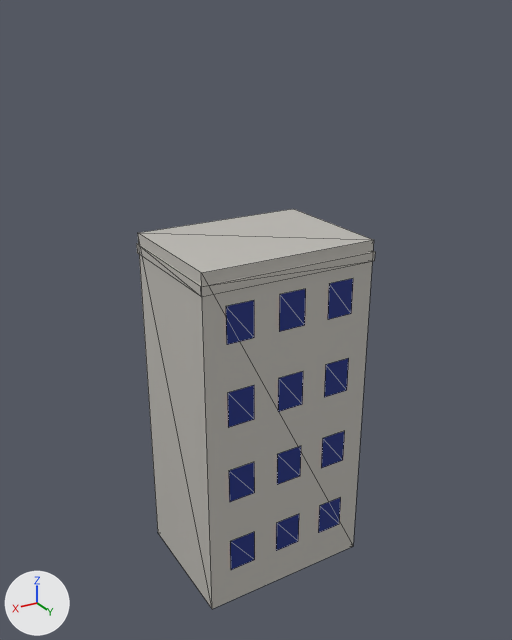
A saved change to the OBJ model assets/models/env_building_block_b.obj.
Both versions are drawn from a camera (50 mm lens) standing at (7.4, 12.42, 12.28) and looking at (-0.05, 0.0, 6.07). Arrows for +X, +Y and +Z are at lower left; the lights stay in place. The older version comes first. Mesh edges are drawn as thin lines. Where no turn or scale is listed for an object, it has been applied to the vertices.

In view in the first picture: 'BuildingBlock'.
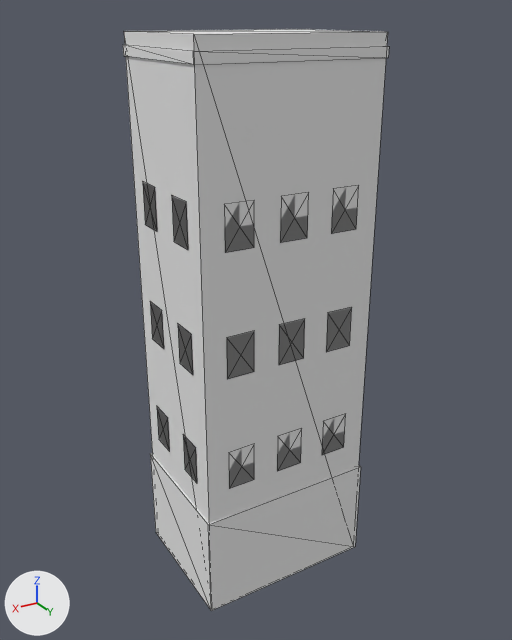
What changed in the scene script:
```text
Change mat_body:
    mat_body.base_color: (0.549, 0.529, 0.486) -> (0.8, 0.8, 0.8)  # light grey #c4c0b9 -> white #e7e7e7
Change mat_window:
    mat_window.base_color: (0.0157, 0.0314, 0.22) -> (0.8, 0.8, 0.8)  # blue #223281 -> white #e7e7e7
Add mat_plinth:
    mat_plinth = principled_material('plinth')
    mat_plinth.base_color = (0.8, 0.8, 0.8)  # white #e7e7e7
    mat_plinth.roughness = 1.0
Change me_buildingblock:
    used by ob_buildingblock; location = (0.0, 0.0, 0.0)
    remove me_buildingblock.from_pydata(...)  # 64 vertices, 48 faces; spans x -2.03..2.03, y -1.53..1.53, z 0.0..8.0
    add me_buildingblock.from_pydata(...)  # 144 vertices, 156 faces; spans x -2.04..2.04, y -1.54..1.54, z 0.0..12.0
    me_buildingblock part 1: a new loose piece, a box spanning x -2.04..2.04, y -1.54..1.54, z 0.0..2.4, in mat_plinth (white #e7e7e7)
    me_buildingblock part 2: the loose piece of 8 vertices spanning x -2.03..2.03, y -1.53..1.53, z 7.55..7.75 is moved by (0.0, 0.0, 4.0)
    me_buildingblock part 3: the loose piece of 4 vertices spanning x -0.31..0.31, y 1.51, z 2.75..3.55 is rebuilt with 4 vertices and now spans x -0.31..0.31, y 1.51, z 3.1..4.0
    me_buildingblock part 4: the loose piece of 4 vertices spanning x 0.89..1.51, y 1.51, z 2.75..3.55 is rebuilt with 4 vertices and now spans x 0.89..1.51, y 1.51, z 3.1..4.0
    me_buildingblock part 5: the loose piece of 4 vertices spanning x -1.51..-0.89, y 1.51, z 2.75..3.55 is rebuilt with 4 vertices and now spans x -1.51..-0.89, y 1.51, z 3.1..4.0
    me_buildingblock part 6: 9 loose pieces with 36 vertices, spanning x -1.51..1.51, y 1.51, z 0.9..7.25, are deleted
    me_buildingblock part 7
    4 vertices are removed from x -2.0..2.0, y -1.5..1.5, z 8.0
    10 faces are deleted
    58 vertices are added at x -2.01..2.01, y -1.51..1.51, z 3.1..12.0
    54 new vertices lie (0.0, 0.0, 0.9) away from vertices in x -2.01..2.01, y -1.51..1.51, z 3.1..8.3
    10 new faces join them, mat_body (white #e7e7e7)
    108 new faces join them, mat_window (white #e7e7e7)
    add me_buildingblock.materials.append(mat_plinth)  # white #e7e7e7
```

What differs and where, as boxes (x1, y1, x2, y2) in the pictures (512 x 640 px; the box of a moved part takes in the faces that stretch with it):
'BuildingBlock', recoloured, reshaped (light grey to white, 12% wider, 45% taller)
    before: (137, 209, 375, 609)
    after: (123, 29, 389, 611)
part 1 of me_buildingblock, added
    after: (150, 453, 361, 611)
part 2 of me_buildingblock, moved or reshaped
    before: (137, 244, 375, 297)
    after: (123, 45, 389, 65)
part 3 of me_buildingblock, rebuilt (13% taller)
    before: (277, 446, 301, 484)
    after: (277, 428, 302, 471)
part 4 of me_buildingblock, rebuilt (12% taller)
    before: (229, 462, 255, 502)
    after: (229, 444, 254, 489)
part 5 of me_buildingblock, rebuilt (11% taller)
    before: (321, 431, 345, 468)
    after: (322, 414, 346, 455)
part 6 of me_buildingblock, deleted (blue)
    before: (226, 278, 353, 570)
part 7 of me_buildingblock, built on
    before: (138, 209, 374, 609)
    after: (124, 29, 388, 523)
